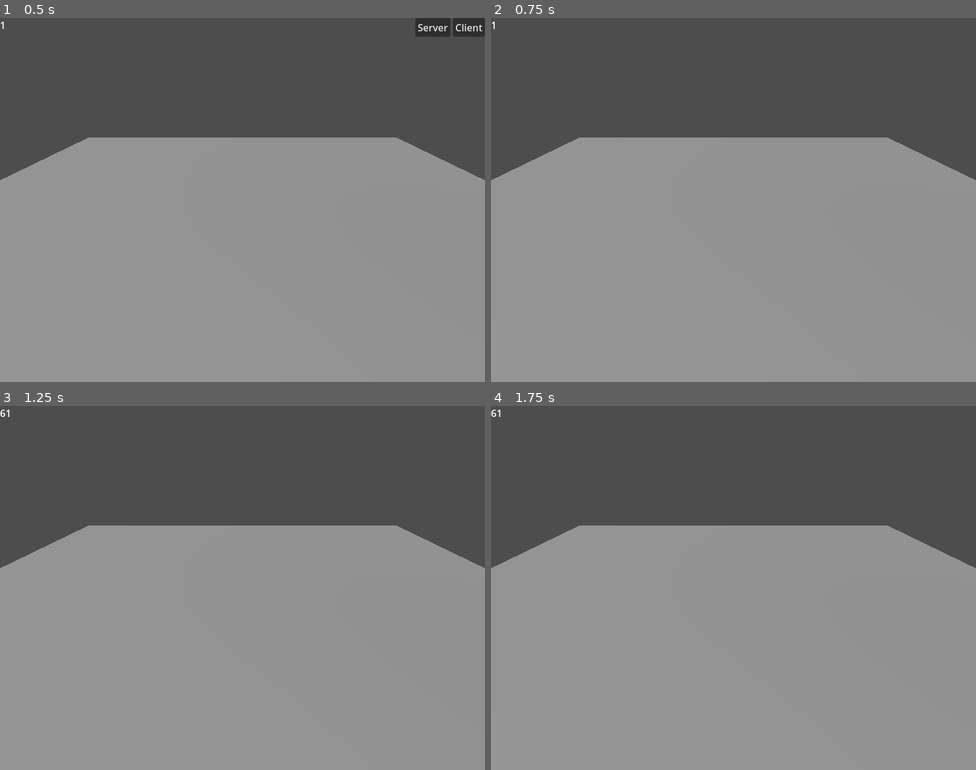
Above: before the commit, frames 1-4 (two rows, left to right).
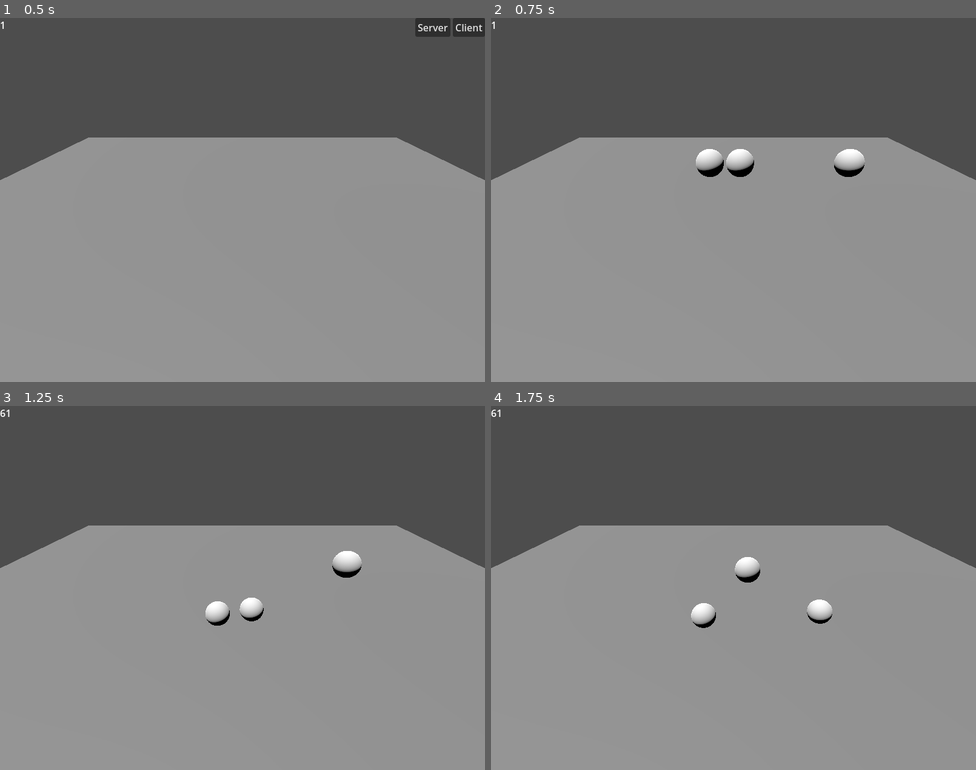
Above: after the commit, the same moments.

Repository: DigitallyTailored/godot4-mp-client-position-sync
Game: Godot game, scene res://world.tscn
Two runs of this game, one before a commit and one after it. Both use one fixed random seed, a clock stepped at 60 frames per second and the inputs below.
Inputs:
- Up to frame 1 (0.5 s): no input
- Up to frame 2 (0.75 s): click "Server" at 0.5 s
- Up to frame 3 (1.25 s): no input
- Up to frame 4 (1.75 s): tap Enter (ui_accept) at 1.25, 1.35, 1.52 s; hold D (move_right) from 1.28 s (still down)

Frame 1 is identical in both runs. In frame 2, 0.9% of the frame differs, in the area x 42-78%, y 36-44%; in frame 3, 0.7%; in frame 4, 0.7%.

Commit message:
added ai characters that randomly jump

Diff:
--- a/player.gd
+++ b/player.gd
@@ -3,7 +3,7 @@
 @export var ai = false
 @export var _position = Vector3.ZERO
 var speed = 3.0
-const JUMP_VELOCITY = 10.0
+const JUMP_VELOCITY = 20.0
 var gravity = -100
 var direction := Vector3(0.0,0.0,0.0)
 var jumping := false
@@ -11,12 +11,16 @@
 # Target for AI movement
 var target := Vector3(0.0,0.0,0.0)
 var last_position := Vector3(0.0,0.0,0.0)
+var move_timer = 0.0
+
 func _ready():
 	_position = position
 
 	if ai:
-		speed *= 0.1
+		speed *= 0.2
 		$MeshInstance3D.mesh = SphereMesh.new()
+		#move_timer = OS.get_ticks_msec()
+		move_timer = Time.get_ticks_msec()
 
 
 func _physics_process(delta):
@@ -30,9 +34,27 @@
 	$TextEdit.out('position', str(position))
 	$TextEdit.out('_position', str(_position))
 
-	#if ai and multiplayer.is_server():
-	#	we could use this bit to easily set an ai peer position, but I'm leaving that out to keep this simple
-	#	return
+	if ai and multiplayer.is_server():
+		#add logic here to move peer towards target until either within range or 5 seconds has gone by, in which case, change target
+		if target.distance_to(position) < 1 or Time.get_ticks_msec() - move_timer > 5000:
+			target = Vector3(randf_range(-5, 5), position.y, randf_range(-5, 5))
+			move_timer = Time.get_ticks_msec()
+
+		direction = (target - position).normalized()
+		var new_velocity = direction * speed
+		velocity.x = new_velocity.x
+		velocity.z = new_velocity.z
+		if not is_on_floor():
+			velocity.y += gravity * delta
+		else:
+			if randi() % 100 == 1:
+				velocity.y = JUMP_VELOCITY
+		move_and_slide()
+
+		if last_position != position:
+			rpc_send_position(position)
+
+		return
 
 	#only control player on matching peer
 	if not is_player:
@@ -40,35 +62,34 @@
 		position = _position
 		return
 
-	#to get this far we must be the local player in control of the peer
-	#control player on matching peer
-	direction.x = Input.get_axis("move_left", "move_right")
-	direction.z = Input.get_axis("move_up", "move_down")
-	jumping = Input.is_action_just_pressed("ui_accept")
+	if is_player:
+		#to get this far we must be the local player in control of the peer
+		#control player on matching peer
+		direction.x = Input.get_axis("move_left", "move_right")
+		direction.z = Input.get_axis("move_up", "move_down")
+		jumping = Input.is_action_just_pressed("ui_accept")
 
-	if not is_on_floor():
-		velocity.y = gravity * delta
+		if not is_on_floor():
+			velocity.y += gravity * delta
 
-	if jumping and is_on_floor():
-		velocity.y = JUMP_VELOCITY
+		if is_on_floor() and jumping:
+			velocity.y = JUMP_VELOCITY
 
-	if direction:
-		var new_velocity= direction * speed
-		new_velocity.y = velocity.y
-		velocity = new_velocity
-	else:
-		velocity.x = move_toward(velocity.x, 0, speed)
-		velocity.z = move_toward(velocity.z, 0, speed)
+		if direction:
+			var new_velocity= direction * speed
+			new_velocity.y = velocity.y
+			velocity = new_velocity
+		else:
+			velocity.x = move_toward(velocity.x, 0, speed)
+			velocity.z = move_toward(velocity.z, 0, speed)
 
-	move_and_slide()
-
-	#TODO: no need to send this each time, should also implement interpolation based on velocity/direction etc
-	#send position to server to set and broadcast
-	if is_player:
+		move_and_slide()
 
 		if last_position != position:
 			rpc_send_position.rpc_id(1, position)
 
+		return
+
 @rpc("any_peer", "call_remote")
 func rpc_send_position(rpc_position):
 	_position = rpc_position
--- a/player.tscn
+++ b/player.tscn
@@ -49,6 +49,7 @@
 shape = SubResource("SphereShape3D_qd1m8")
 
 [node name="TextEdit" type="TextEdit" parent="."]
+visible = false
 offset_right = 342.0
 offset_bottom = 121.0
 text = "#
--- a/world.gd
+++ b/world.gd
@@ -31,9 +31,9 @@
 	#spawn_player(1) #you could use the server as a player too by including this line
 
 	#some "ai" players not attached to any remote peer which we could easily control with the server
-	#spawn_player("ai-"+str(randi_range(0,99999)), true)
-	#spawn_player("ai-"+str(randi_range(0,99999)), true)
-	#spawn_player("ai-"+str(randi_range(0,99999)), true)
+	spawn_player("ai-"+str(randi_range(0,99999)), true)
+	spawn_player("ai-"+str(randi_range(0,99999)), true)
+	spawn_player("ai-"+str(randi_range(0,99999)), true)
 
 # This function starts the client
 func start_client():
